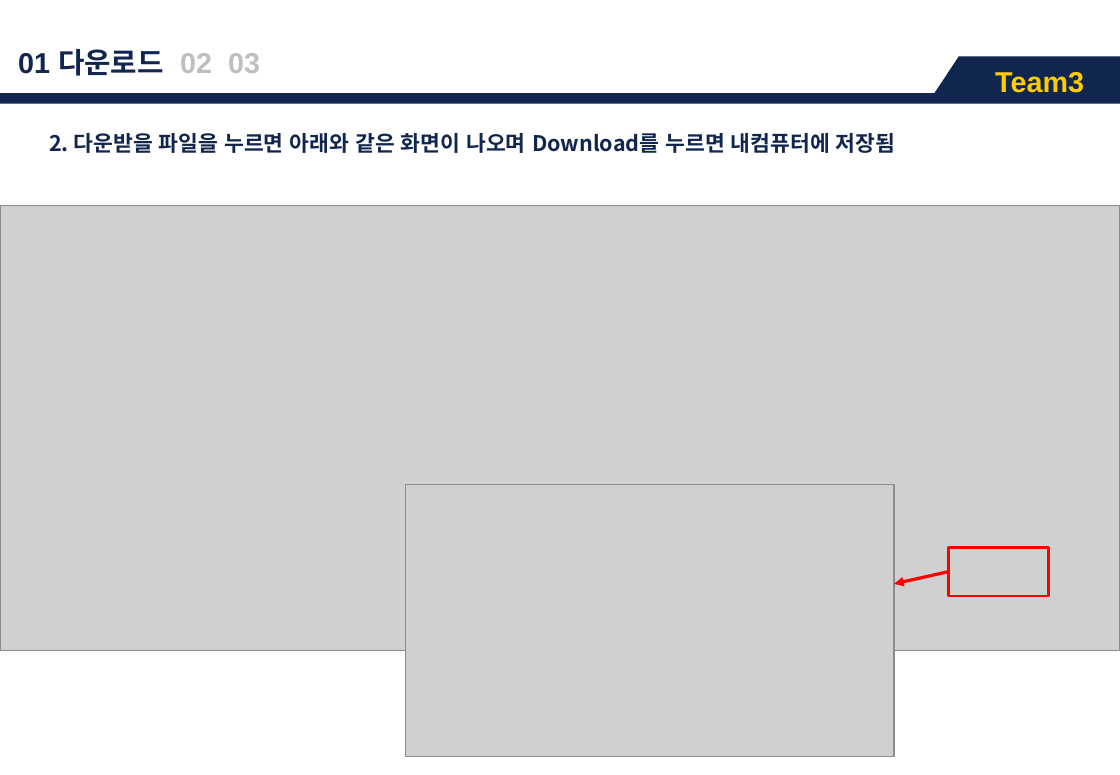
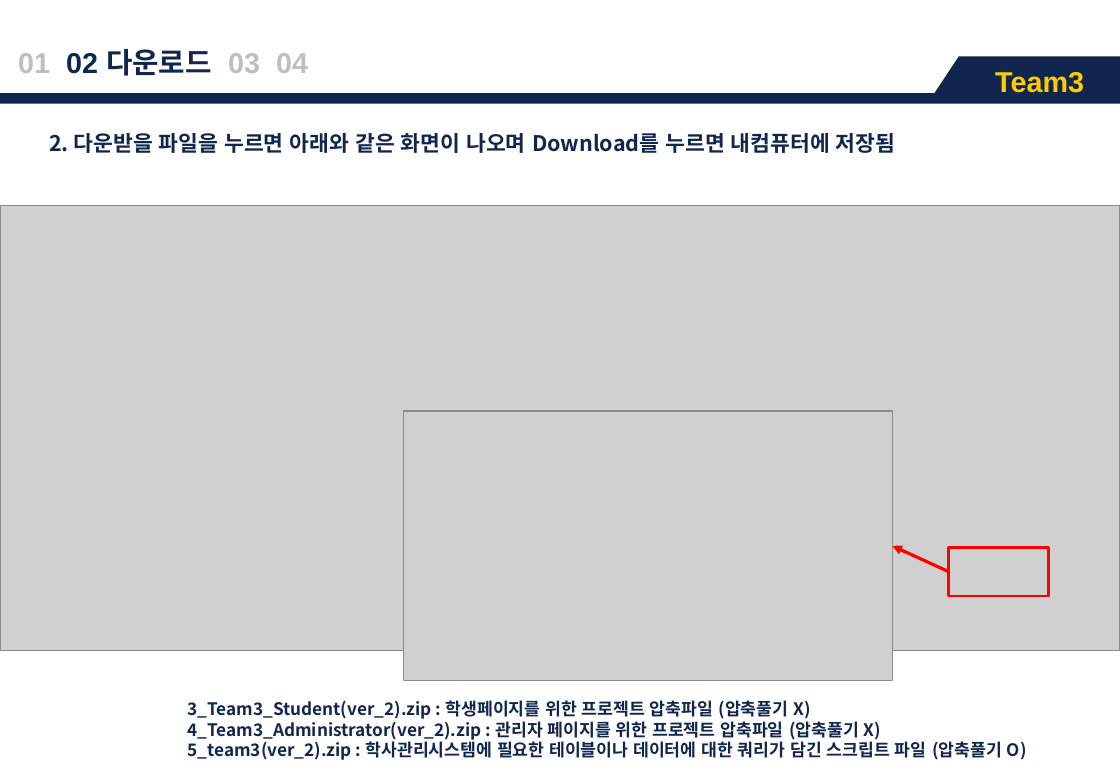
Before and after one commit to ojiyeon/Team3_2, a slide deck: slide 5 of 1_Team3_메뉴얼.pptx (slide 4 before the commit). Drawn at 1120x775 pixels with LibreOffice and Linux fonts; fonts in the diff are those of the drawing; grey boxes stand for pictures. Boxes give left, top, right and bottom in pixels: in the first picture for what was removed or moved away, otherwise in the second. Text is boxed around its words. In the diff, an @@ line names an element or a change of style, - is before the commit and + after.

```diff
--- a/1_Team3_메뉴얼.pptx
+++ b/1_Team3_메뉴얼.pptx
@@ text at <box>18,49,308,76</box>: text changed; text colour #11264F to #BFBFBF @@
-01 다운로드 02 03
+01 02 다운로드 03 04
@@ picture: place and size @@
-picture at <box>405,485,895,757</box>
+picture at <box>403,412,892,682</box>
@@ arrow moved from (949, 572) - (895, 584) to (949, 572) - (892, 546) @@
@@ text added at <box>188,700,1027,760</box>, 12 pt, text #11264F, bold @@
+3_Team3_Student(ver_2).zip : 학생페이지를 위한 프로젝트 압축파일 (압축풀기 X)
+4_Team3_Administrator(ver_2).zip : 관리자 페이지를 위한 프로젝트 압축파일 (압축풀기 X)
+5_team3(ver_2).zip : 학사관리시스템에 필요한 테이블이나 데이터에 대한 쿼리가 담긴 스크립트 파일 (압축풀기 O)
```
Also in this commit, not shown: 8 other slides changed, 1 slide added.
